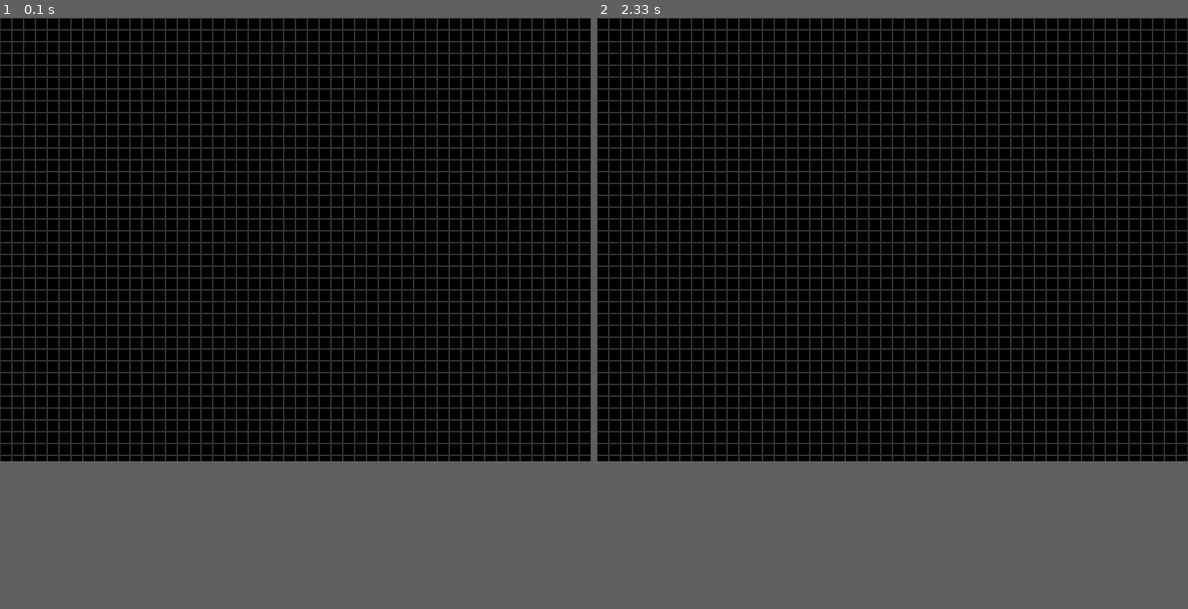
Above: before the commit, frames 1-2 (left to right).
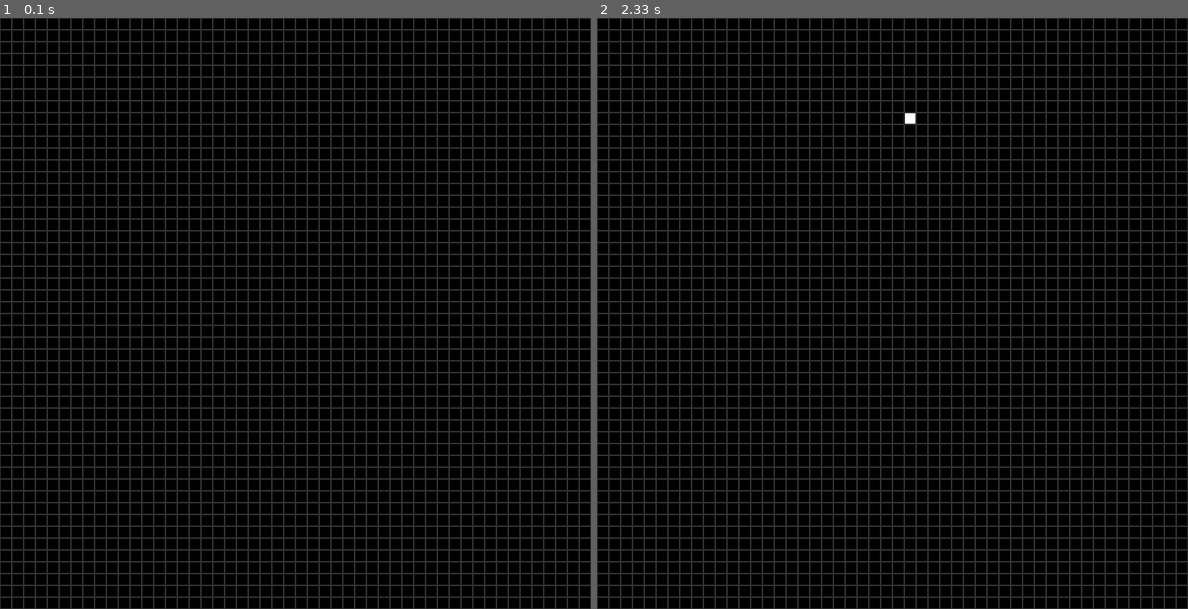
Above: after the commit, the same moments.

Repository: nicovgross/game-of-life
Game: pygame game, started from game-of-life.py
The game is run twice, just before and just after one commit, with the same random seed, the same clock (stepped at 60 frames per second) and the same inputs.
Inputs (mouse positions are in pixels of both pictures, inside the frame that each line leads up to):
- Up to frame 1 (0.1 s): no input
- Up to frame 2 (2.33 s): tap Space at 0.33 s; hold R 1.67-2.13 s; click (904, 112) at 2.3 s
In our replay, the window is 800x600 before the commit and 800x800 after it. These sizes can differ from the game's own. Grey fills any space a smaller window leaves; there, only what the larger window draws over its background counts as a difference.

The runs differ from the first frame. In frame 1, 5.9% of the frame differs, in the area x 0-100%, y 75-100%; in frame 2, 5.9%, in the area x 0-100%, y 16-100%.

Commit message:
modularized main funtion

Diff:
--- a/game-of-life.py
+++ b/game-of-life.py
@@ -2,12 +2,11 @@
 import sys
 import pygame
 
-WIDTH, HEIGHT = 800, 600
+WIDTH, HEIGHT = 800, 800
 GRID_SIZE = 50
 CELL_SIZE = WIDTH // GRID_SIZE
-FPS = 24
+FPS = 10
 
-# Cores
 BLACK = (0, 0, 0)
 WHITE = (255, 255, 255)
 GRAY = (50, 50, 50)
@@ -43,14 +42,40 @@
 
             live_neighbors = check_neighbors(prev_board, cell)
 
-            if alive and live_neighbors not in [2, 3]:
+            if alive and live_neighbors in [2, 3]:
+                new_board[cell] = 1
+            elif alive and live_neighbors not in [2, 3]:
                 new_board[cell] = 0
-            elif alive and (live_neighbors == 2 or live_neighbors == 3):
-                new_board[cell] = 1
             elif not alive and live_neighbors == 3:
                 new_board[cell] = 1
 
     return new_board
+
+def handle_events(board, running):
+    for event in pygame.event.get():
+        if event.type == pygame.QUIT:
+            pygame.quit()
+            sys.exit()
+        if event.type == pygame.MOUSEBUTTONDOWN and not running:
+            x, y = pygame.mouse.get_pos()
+            cell_x, cell_y = x // CELL_SIZE, y // CELL_SIZE
+            board[cell_y, cell_x] = 1 - board[cell_y, cell_x]
+        if event.type == pygame.KEYDOWN:
+            if event.key == pygame.K_SPACE:
+                running = not running
+            if event.key == pygame.K_r:
+                board = initialize_board(GRID_SIZE)
+                running = not running
+    return board, running
+
+def draw_grid(board, screen):
+    screen.fill(BLACK)
+    for i in range(GRID_SIZE):
+        for j in range(GRID_SIZE):
+            rect = pygame.Rect(j * CELL_SIZE, i * CELL_SIZE, CELL_SIZE, CELL_SIZE)
+            color = WHITE if board[i, j] == 1 else BLACK
+            pygame.draw.rect(screen, color, rect)
+            pygame.draw.rect(screen, GRAY, rect, 1)
 
 def game_of_life():
     pygame.init()
@@ -61,31 +86,12 @@
     board = initialize_board(GRID_SIZE)
     running = False
     while True:
-        for event in pygame.event.get():
-            if event.type == pygame.QUIT:
-                pygame.quit()
-                sys.exit()
-            if event.type == pygame.MOUSEBUTTONDOWN and not running:
-                x, y = pygame.mouse.get_pos()
-                cell_x, cell_y = x // CELL_SIZE, y // CELL_SIZE
-                board[cell_y, cell_x] = 1 - board[cell_y, cell_x]
-            if event.type == pygame.KEYDOWN:
-                if event.key == pygame.K_SPACE:
-                    running = not running
-                if event.key == pygame.K_r:
-                    board = initialize_board(GRID_SIZE)
-                    running = not running
+        board, running = handle_events(board, running)
 
         if running:
             board = update_board(board)
 
-        screen.fill(BLACK)
-        for i in range(GRID_SIZE):
-            for j in range(GRID_SIZE):
-                rect = pygame.Rect(j * CELL_SIZE, i * CELL_SIZE, CELL_SIZE, CELL_SIZE)
-                color = WHITE if board[i, j] == 1 else BLACK
-                pygame.draw.rect(screen, color, rect)
-                pygame.draw.rect(screen, GRAY, rect, 1)
+        draw_grid(board, screen)
 
         pygame.display.flip()
         clock.tick(FPS)
